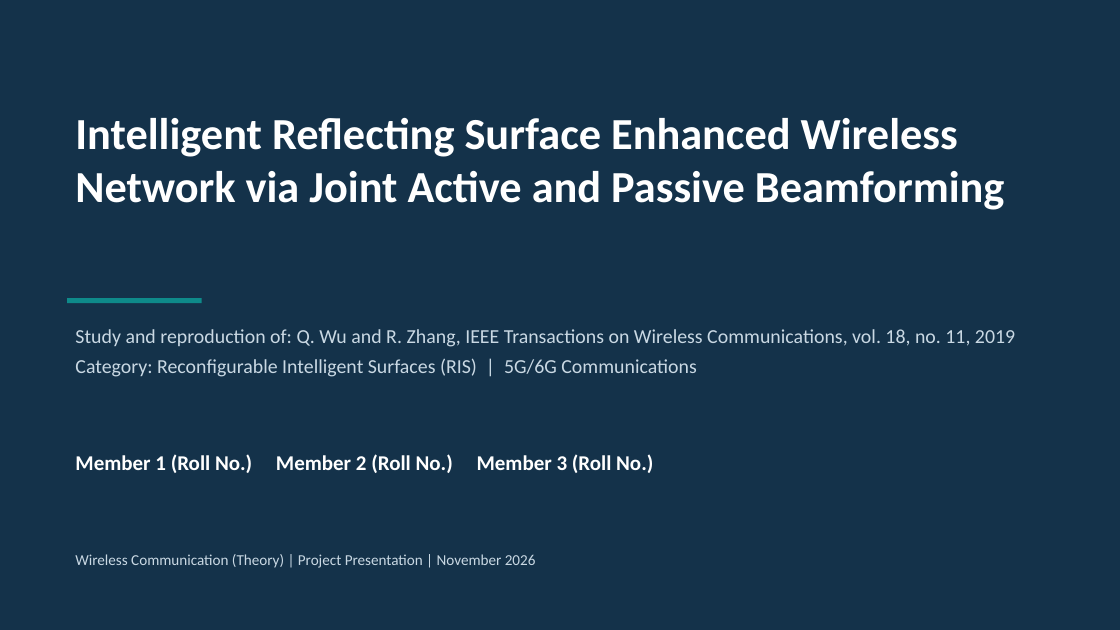
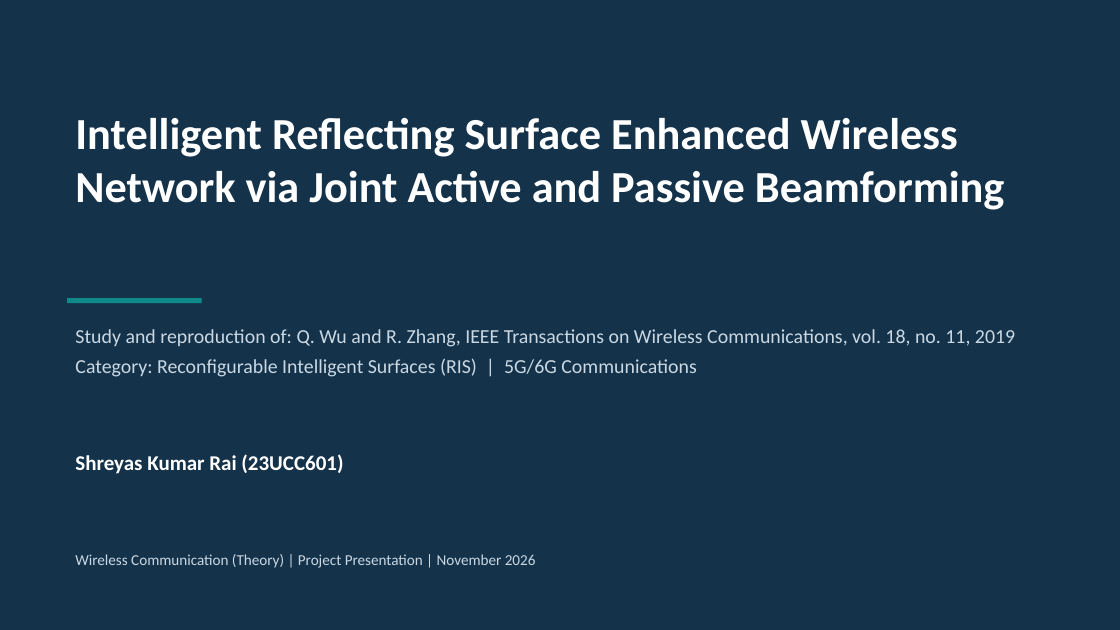
Before and after one commit to SKARAlpha0407/wcom-irs-beamforming, a slide deck: slide 1 of presentation/WCom_Project_Presentation.pptx. Drawn at 1120x630 pixels with LibreOffice and Linux fonts; fonts in the diff are those of the drawing. Boxes give left, top, right and bottom in pixels: in the first picture for what was removed or moved away, otherwise in the second. Text is boxed around its words. In the diff, an @@ line names an element or a change of style, - is before the commit and + after.

```diff
--- a/presentation/WCom_Project_Presentation.pptx
+++ b/presentation/WCom_Project_Presentation.pptx
@@ text at (75,454,343,474): text changed @@
-Member 1 (Roll No.) Member 2 (Roll No.) Member 3 (Roll No.)
+Shreyas Kumar Rai (23UCC601)
```
Also in this commit, not shown: 15 other slides changed, 18 other files.
